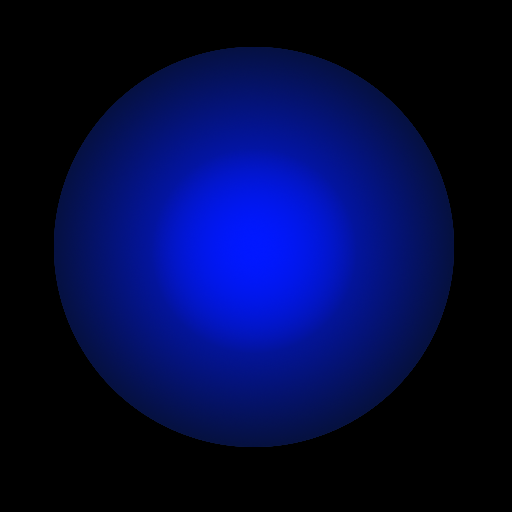
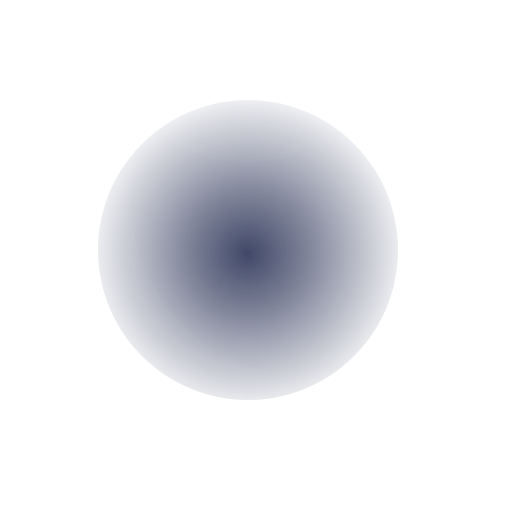
Revision of a layered 512 × 512 image; what changed, layer by layer:
removed layer "Cercle3" over <box>54,47,454,447</box>
added layer "Gauche" above "Haut" over <box>100,158,327,401</box>
renamed "Reflexion" to "Haut", painted on it over <box>157,78,361,180</box>
removed layer "Cercle2" over <box>54,47,454,447</box>
added layer "Centre" above "Cercle" over <box>187,185,315,313</box>
painted on "Cercle" over <box>54,47,454,447</box>
hid "Arrière-plan", painted on it over <box>0,0,512,512</box>
